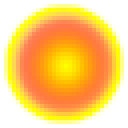
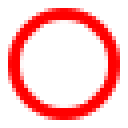
Comparing the layer stacks of the two w=128, h=128 images. Changes:
pixels changed over [4, 4, 124, 124] (layer not identified)
